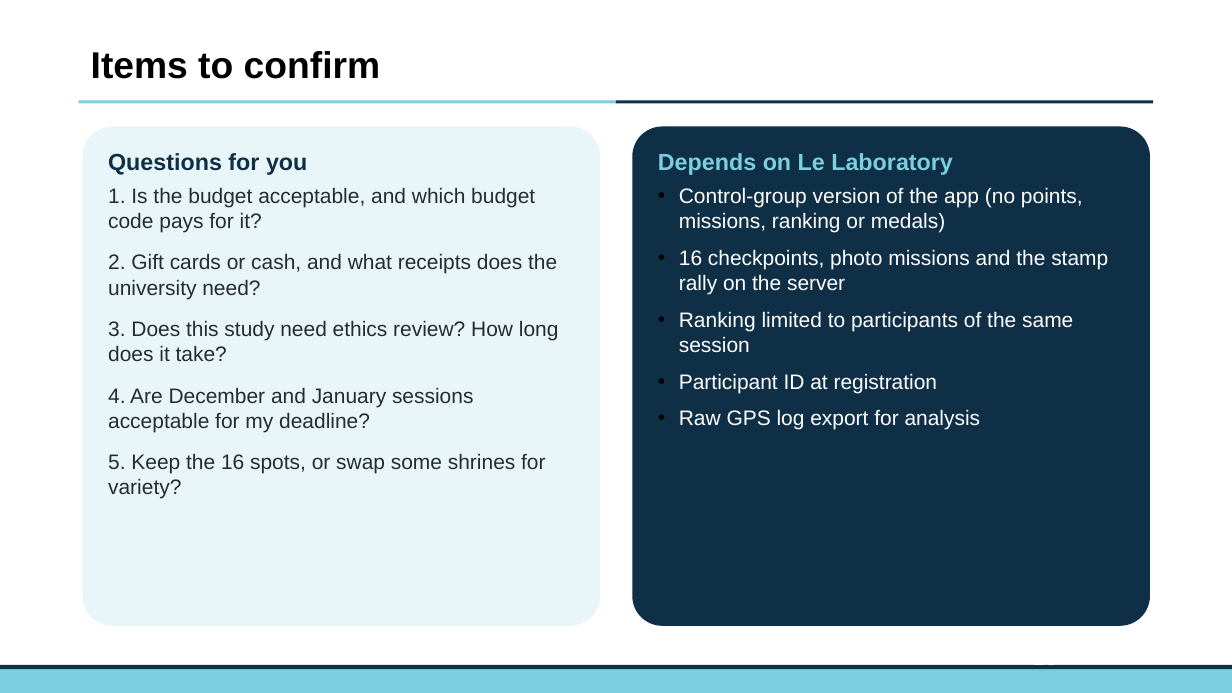
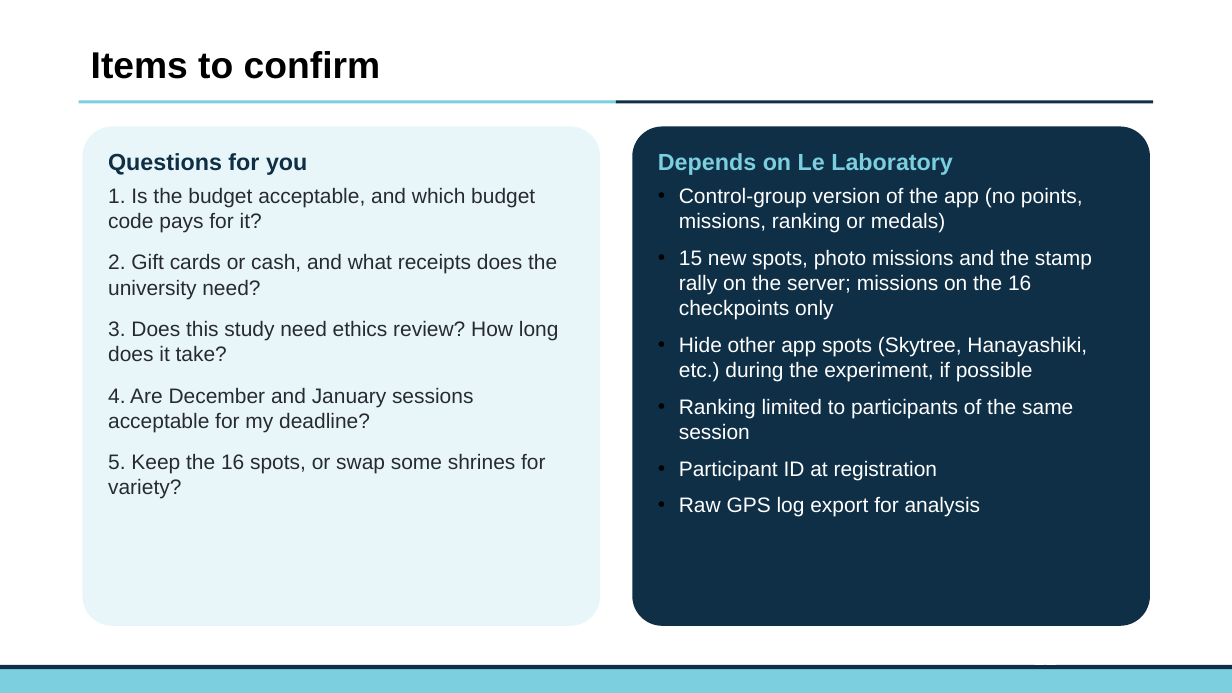
Before and after one commit to JakeChoi03/GitHub, a slide deck: slide 22 of reports/Asakusa_experiment_plan.pptx (slide 20 before the commit). Drawn at 1232x693 pixels with LibreOffice and Linux fonts; fonts in the diff are those of the drawing; background and template pictures are left out. Boxes give left, top, right and bottom in pixels: in the first picture for what was removed or moved away, otherwise in the second. Text is boxed around its words. In the diff, an @@ line names an element or a change of style, - is before the commit and + after.

```diff
--- a/reports/Asakusa_experiment_plan.pptx
+++ b/reports/Asakusa_experiment_plan.pptx
@@ text at (679,249,1092,382): text changed @@
-• 16 checkpoints, photo missions and the stamp rally on the server
+• 15 new spots, photo missions and the stamp rally on the server; missions on the 16 checkpoints only
+• Hide other app spots (Skytree, Hanayashiki, etc.) during the experiment, if possible
```
Also in this commit, not shown: 5 other slides changed, 2 slides added, 2 other files.
